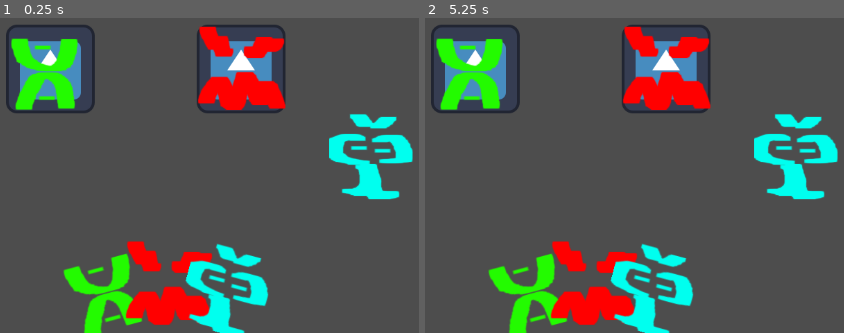
Above: before the commit, frames 1-2 (left to right).
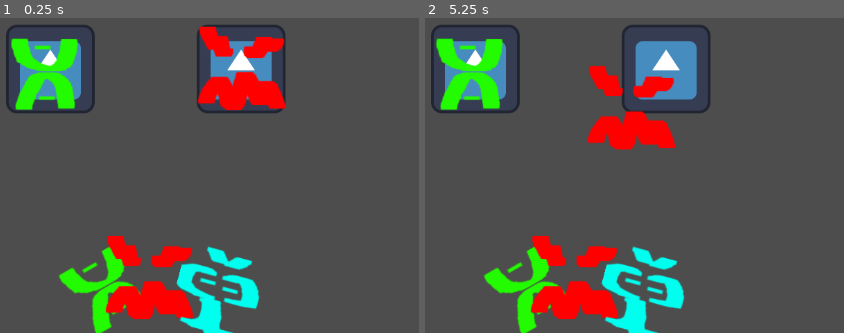
Above: after the commit, the same moments.

Repository: Devination/GGJ2025
Game: Godot game, scene res://scenes/main.tscn
The game is run twice, just before and just after one commit, with the same random seed, the same clock (stepped at 60 frames per second) and the same inputs. The engine's default icon, where the game draws it, is replaced by a stand-in: a white triangle on a blue panel in a dark square.
Inputs (mouse positions are in pixels of both pictures, inside the frame that each line leads up to):
- Up to frame 1 (0.25 s): no input
- Up to frame 2 (5.25 s): tap Enter at 0.5, 2, 3.5 s; move the mouse to (764, 87) at 0.52 s; click (764, 87) at 0.67 s; tap Space at 1.25, 2.75, 4.25 s; drag from (429, 131) to (533, 288) at 1.27 s; move the mouse to (outside the picture) at 2.02 s; click (outside the picture) at 2.17 s; drag from (550, 197) to (475, 68) at 2.77 s; move the mouse to (831, 175) at 3.52 s; click (831, 175) at 3.67 s; drag from (outside the picture) to (655, 288) at 4.27 s; move the mouse to (630, 109) at 5.02 s; click (630, 109) at 5.17 s

The runs differ from the first frame. In frame 1, 9.1% of the frame differs, in the area x 14-99%, y 30-100%; in frame 2, 14%, in the area x 14-99%, y 2-100%.

Commit message:
draggable masks

Diff:
--- a/godot/ggj-2026/scenes/guest.tscn
+++ b/godot/ggj-2026/scenes/guest.tscn
@@ -1,11 +1,13 @@
-[gd_scene load_steps=3 format=3 uid="uid://b8v8811pbr21n"]
+[gd_scene load_steps=4 format=3 uid="uid://b8v8811pbr21n"]
 
+[ext_resource type="Script" uid="uid://dg6p14wm5nxip" path="res://scripts/guest.gd" id="1_21oj1"]
 [ext_resource type="Texture2D" uid="uid://d3v8eynat77lb" path="res://assets/images/icon.svg" id="1_my1ra"]
 
 [sub_resource type="RectangleShape2D" id="RectangleShape2D_my1ra"]
 size = Vector2(134, 124)
 
 [node name="Guest" type="Node2D"]
+script = ExtResource("1_21oj1")
 
 [node name="MaskPoint" type="Node2D" parent="."]
 
--- a/godot/ggj-2026/scenes/hand.tscn
+++ b/godot/ggj-2026/scenes/hand.tscn
@@ -1,24 +1,17 @@
-[gd_scene load_steps=4 format=3 uid="uid://cptdcodjcgb33"]
+[gd_scene load_steps=2 format=3 uid="uid://cptdcodjcgb33"]
 
-[ext_resource type="PackedScene" uid="uid://bf01jl6xk7ctv" path="res://scenes/mask1.tscn" id="1_k7pjy"]
-[ext_resource type="PackedScene" uid="uid://c1r8npw6y45w0" path="res://scenes/mask2.tscn" id="2_m1v21"]
-[ext_resource type="PackedScene" uid="uid://bnwajmp2anb25" path="res://scenes/mask3.tscn" id="3_kdemd"]
+[ext_resource type="Script" uid="uid://bocdttpch8dnm" path="res://scripts/hand.gd" id="1_m1v21"]
 
 [node name="Hand" type="Node2D"]
+script = ExtResource("1_m1v21")
 
 [node name="MaskPoint1" type="Node2D" parent="."]
 position = Vector2(-87, -42)
 rotation = -0.2617994
 
-[node name="Mask" parent="MaskPoint1" instance=ExtResource("1_k7pjy")]
-
 [node name="MaskPoint2" type="Node2D" parent="."]
 position = Vector2(0, -50)
-
-[node name="Mask" parent="MaskPoint2" instance=ExtResource("2_m1v21")]
 
 [node name="MaskPoint3" type="Node2D" parent="."]
 position = Vector2(87, -42)
 rotation = 0.2617994
-
-[node name="Mask" parent="MaskPoint3" instance=ExtResource("3_kdemd")]
--- a/godot/ggj-2026/scenes/main.tscn
+++ b/godot/ggj-2026/scenes/main.tscn
@@ -1,18 +1,26 @@
-[gd_scene load_steps=8 format=3 uid="uid://bk0yujgr3nlxs"]
+[gd_scene load_steps=6 format=3 uid="uid://bk0yujgr3nlxs"]
 
 [ext_resource type="PackedScene" uid="uid://cptdcodjcgb33" path="res://scenes/hand.tscn" id="1_0wfyh"]
-[ext_resource type="Script" uid="uid://bocdttpch8dnm" path="res://scripts/hand.gd" id="2_jyhfs"]
 [ext_resource type="PackedScene" uid="uid://b8v8811pbr21n" path="res://scenes/guest.tscn" id="2_sugp2"]
 [ext_resource type="PackedScene" uid="uid://bf01jl6xk7ctv" path="res://scenes/mask1.tscn" id="4_jyhfs"]
 [ext_resource type="PackedScene" uid="uid://c1r8npw6y45w0" path="res://scenes/mask2.tscn" id="5_tbgi4"]
 [ext_resource type="PackedScene" uid="uid://bnwajmp2anb25" path="res://scenes/mask3.tscn" id="6_tefeu"]
-[ext_resource type="Script" uid="uid://c18mmc3uvit4i" path="res://scripts/mask.gd" id="7_o6xl0"]
 
 [node name="Main" type="Node2D"]
 
 [node name="Hand" parent="." instance=ExtResource("1_0wfyh")]
-position = Vector2(581, 627)
-script = ExtResource("2_jyhfs")
+unique_name_in_owner = true
+position = Vector2(552, 569)
+
+[node name="Mask" parent="Hand" instance=ExtResource("4_jyhfs")]
+position = Vector2(-60, 6)
+rotation = -0.5235988
+
+[node name="Mask2" parent="Hand" instance=ExtResource("5_tbgi4")]
+
+[node name="Mask3" parent="Hand" instance=ExtResource("6_tefeu")]
+position = Vector2(103, 20.000002)
+rotation = 0.2617994
 
 [node name="Guest" parent="." instance=ExtResource("2_sugp2")]
 position = Vector2(410, 267)
@@ -23,7 +31,3 @@
 position = Vector2(685, 267)
 
 [node name="Mask" parent="Guest2" instance=ExtResource("5_tbgi4")]
-
-[node name="Mask" parent="." instance=ExtResource("6_tefeu")]
-position = Vector2(876, 391)
-script = ExtResource("7_o6xl0")
--- a/godot/ggj-2026/scenes/mask1.tscn
+++ b/godot/ggj-2026/scenes/mask1.tscn
@@ -1,11 +1,13 @@
-[gd_scene load_steps=3 format=3 uid="uid://bf01jl6xk7ctv"]
+[gd_scene load_steps=4 format=3 uid="uid://bf01jl6xk7ctv"]
 
 [ext_resource type="Texture2D" uid="uid://brnuf6328378e" path="res://assets/images/mask1.png" id="1_in0c2"]
+[ext_resource type="Script" uid="uid://c18mmc3uvit4i" path="res://scripts/mask.gd" id="1_uapli"]
 
 [sub_resource type="RectangleShape2D" id="RectangleShape2D_0r48r"]
 size = Vector2(134, 124)
 
 [node name="Mask" type="Node2D"]
+script = ExtResource("1_uapli")
 
 [node name="Art" type="Sprite2D" parent="."]
 texture = ExtResource("1_in0c2")
@@ -14,3 +16,5 @@
 
 [node name="CollisionShape2D" type="CollisionShape2D" parent="Area2D"]
 shape = SubResource("RectangleShape2D_0r48r")
+
+[connection signal="input_event" from="Area2D" to="." method="_on_area_2d_input_event"]
--- a/godot/ggj-2026/scenes/mask2.tscn
+++ b/godot/ggj-2026/scenes/mask2.tscn
@@ -1,11 +1,13 @@
-[gd_scene load_steps=3 format=3 uid="uid://c1r8npw6y45w0"]
+[gd_scene load_steps=4 format=3 uid="uid://c1r8npw6y45w0"]
 
 [ext_resource type="Texture2D" uid="uid://k07jw2ib4k2s" path="res://assets/images/mask2.png" id="1_7pmcf"]
+[ext_resource type="Script" uid="uid://c18mmc3uvit4i" path="res://scripts/mask.gd" id="1_db2f1"]
 
 [sub_resource type="RectangleShape2D" id="RectangleShape2D_7pmcf"]
 size = Vector2(134, 124)
 
 [node name="Mask" type="Node2D"]
+script = ExtResource("1_db2f1")
 
 [node name="Art" type="Sprite2D" parent="."]
 texture = ExtResource("1_7pmcf")
@@ -14,3 +16,5 @@
 
 [node name="CollisionShape2D" type="CollisionShape2D" parent="Area2D"]
 shape = SubResource("RectangleShape2D_7pmcf")
+
+[connection signal="input_event" from="Area2D" to="." method="_on_area_2d_input_event"]
--- a/godot/ggj-2026/scenes/mask3.tscn
+++ b/godot/ggj-2026/scenes/mask3.tscn
@@ -1,11 +1,13 @@
-[gd_scene load_steps=3 format=3 uid="uid://bnwajmp2anb25"]
+[gd_scene load_steps=4 format=3 uid="uid://bnwajmp2anb25"]
 
 [ext_resource type="Texture2D" uid="uid://c1sqvdutuseyb" path="res://assets/images/mask3.png" id="1_1llqt"]
+[ext_resource type="Script" uid="uid://c18mmc3uvit4i" path="res://scripts/mask.gd" id="1_yvm3d"]
 
 [sub_resource type="RectangleShape2D" id="RectangleShape2D_1llqt"]
 size = Vector2(134, 124)
 
 [node name="Mask" type="Node2D"]
+script = ExtResource("1_yvm3d")
 
 [node name="Art" type="Sprite2D" parent="."]
 texture = ExtResource("1_1llqt")
@@ -14,3 +16,5 @@
 
 [node name="CollisionShape2D" type="CollisionShape2D" parent="Area2D"]
 shape = SubResource("RectangleShape2D_1llqt")
+
+[connection signal="input_event" from="Area2D" to="." method="_on_area_2d_input_event"]
--- a/godot/ggj-2026/scripts/hand.gd
+++ b/godot/ggj-2026/scripts/hand.gd
@@ -1,3 +1,4 @@
+class_name Hand
 extends Node2D
 
 @export var possible_masks: Array[Mask]  = []
@@ -10,4 +11,7 @@
 	mask_points = [$MaskPoint1, $MaskPoint2, $MaskPoint3]
 
 func _process(delta: float) -> void:
+	if dragging_mask:
+		dragging_mask.global_position = get_global_mouse_position()
+	#global_position = get_global_mouse_position()
 	pass
--- a/godot/ggj-2026/scripts/mask.gd
+++ b/godot/ggj-2026/scripts/mask.gd
@@ -3,12 +3,22 @@
 extends Node2D
 
 enum Interests {THING_1 = 1, THING_2 = 2, THING_3 = 3}
+var hand:Hand
 
 @export var attribute: Array[Interests] = [] # TODO: use enum of interests
 
 func _ready() -> void:
+	hand = %Hand
+
+func _process(delta: float) -> void:
+	# global_position = get_global_mouse_position()
 	pass
 
-func _process(delta: float) -> void:
-	#global_position = get_global_mouse_position()
-	pass
+
+func _on_area_2d_input_event(viewport: Node, event: InputEvent, shape_idx: int) -> void:
+	if event is InputEventMouseButton:
+		if event.button_index == MOUSE_BUTTON_LEFT and event.pressed == true:
+			#print(get_global_mouse_position(), shape_idx)
+			hand.dragging_mask = self
+		else:
+			hand.dragging_mask = null
